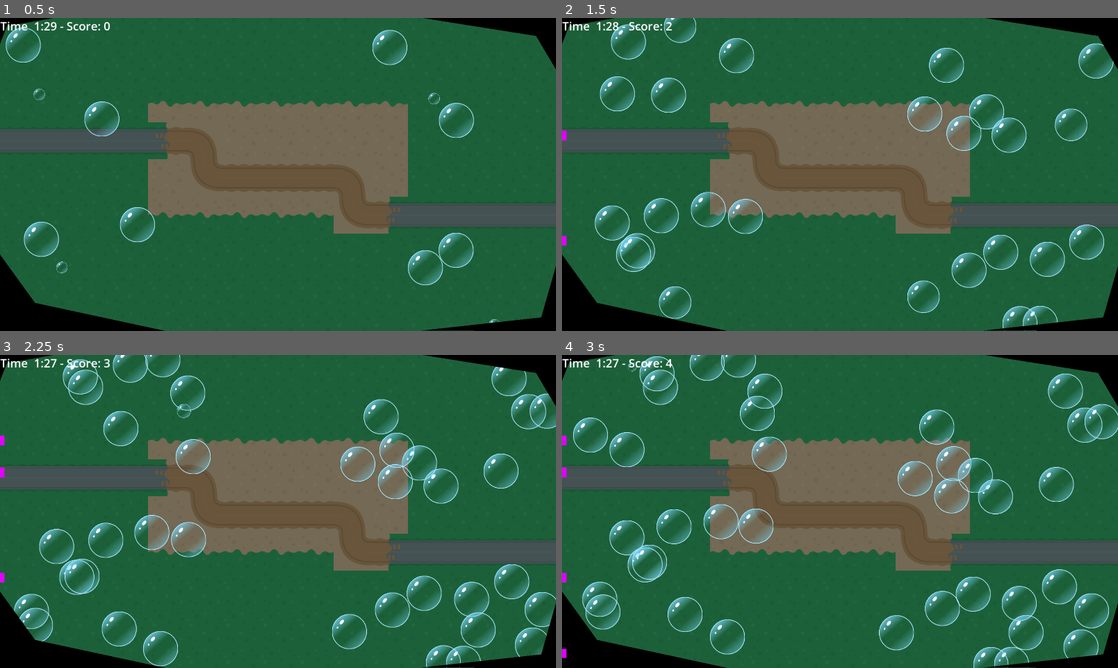
Above: before the commit, frames 1-4 (two rows, left to right).
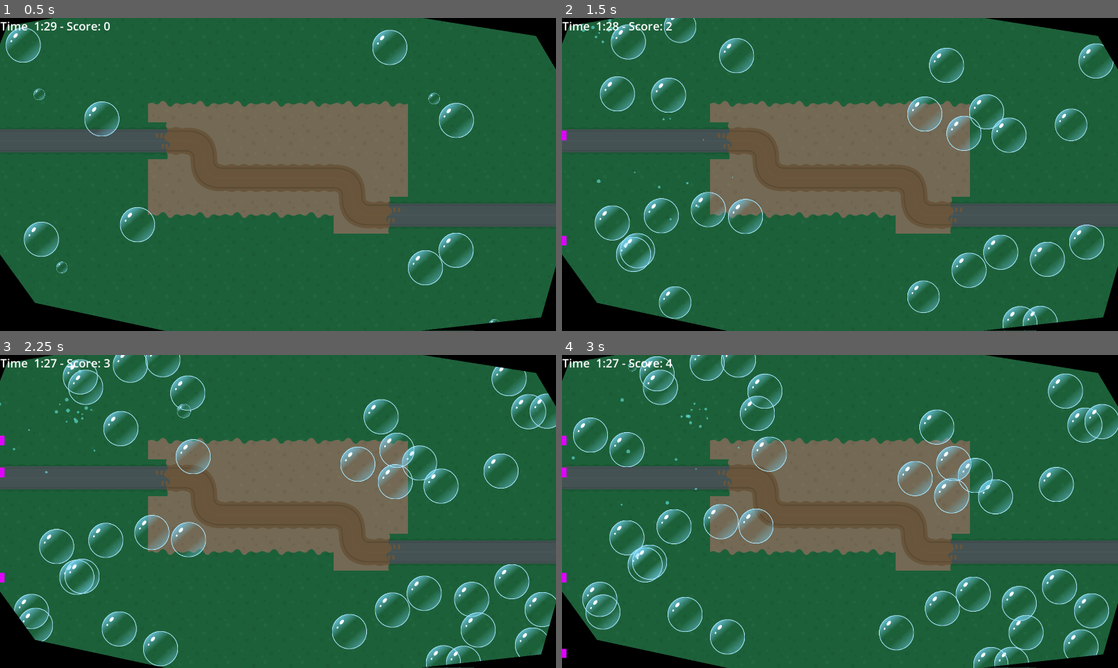
Above: after the commit, the same moments.

Repository: pkasprzyk/ggj2025
Game: Godot game, scene res://main.tscn
The game is run twice, just before and just after one commit, with the same random seed, the same clock (stepped at 60 frames per second) and the same inputs.
Inputs (mouse positions are in pixels of both pictures, inside the frame that each line leads up to):
- Up to frame 1 (0.5 s): no input
- Up to frame 2 (1.5 s): move the mouse to (662, 118) at 0.52 s; click (662, 118) at 0.67 s; move the mouse to (600, 46) at 1.27 s; click (600, 46) at 1.42 s
- Up to frame 3 (2.25 s): move the mouse to (66, 426) at 2.02 s; click (66, 426) at 2.17 s
- Up to frame 4 (3 s): move the mouse to (695, 426) at 2.77 s; click (695, 426) at 2.92 s

Frame 1 is identical in both runs. In frame 2, less than 0.1% of the frame differs, in the area x 3-31%, y 0-65%; in frame 3, less than 0.1%; in frame 4, less than 0.1%, in the area x 1-32%, y 13-49%.

Commit message:
pop bubbles

Diff:
--- a/objects/bubble/bubble.gd
+++ b/objects/bubble/bubble.gd
@@ -9,6 +9,8 @@
 
 @onready var collider: CollisionShape2D = $Collider
 @onready var animated_sprite: AnimationPlayer = $AnimationPlayer
+
+static var pop_scene = load("res://objects/bubble/bubble_pop/bubble_pop.tscn")
 
 
 func _ready() -> void:
@@ -29,4 +31,12 @@
 func _on_input_event(viewport:Node, event:InputEvent, shape_idx:int) -> void:
 	var touch = event as InputEventScreenTouch
 	if touch:
+		spawn_pop()
 		queue_free()
+
+func spawn_pop():
+	var p = pop_scene.instantiate() as GPUParticles2D
+	get_parent().add_child(p)
+	p.global_position = global_position
+	p.emitting = true
+	p.finished.connect( func(): p.queue_free())
--- /dev/null
+++ b/objects/bubble/bubble_pop/bubble_pop.tscn
@@ -0,0 +1,22 @@
+[gd_scene load_steps=3 format=3 uid="uid://dqjmfr6ccc8hv"]
+
+[ext_resource type="Texture2D" uid="uid://bofmoniawd8u0" path="res://objects/bubble/bubble_pop/pop_pfx.svg" id="1_37mvr"]
+
+[sub_resource type="ParticleProcessMaterial" id="ParticleProcessMaterial_056jm"]
+particle_flag_disable_z = true
+direction = Vector3(0, -1, 0)
+initial_velocity_min = 106.71
+initial_velocity_max = 605.85
+gravity = Vector3(0, 980, 0)
+scale_min = 0.01
+scale_max = 0.03
+color = Color(0.439216, 1, 1, 0.509804)
+
+[node name="BubblePop" type="GPUParticles2D"]
+emitting = false
+amount = 10
+process_material = SubResource("ParticleProcessMaterial_056jm")
+texture = ExtResource("1_37mvr")
+one_shot = true
+preprocess = 0.1
+explosiveness = 1.0
--- /dev/null
+++ b/objects/bubble/bubble_pop/pop_pfx.svg
@@ -0,0 +1,48 @@
+<?xml version="1.0" encoding="UTF-8" standalone="no"?>
+<!-- Created with Inkscape (http://www.inkscape.org/) -->
+
+<svg
+   width="128mm"
+   height="128mm"
+   viewBox="0 0 128 128"
+   version="1.1"
+   id="svg1"
+   inkscape:version="1.4 (86a8ad7, 2024-10-11)"
+   sodipodi:docname="pop_pfx.svg"
+   xmlns:inkscape="http://www.inkscape.org/namespaces/inkscape"
+   xmlns:sodipodi="http://sodipodi.sourceforge.net/DTD/sodipodi-0.dtd"
+   xmlns="http://www.w3.org/2000/svg"
+   xmlns:svg="http://www.w3.org/2000/svg">
+  <sodipodi:namedview
+     id="namedview1"
+     pagecolor="#ffffff"
+     bordercolor="#000000"
+     borderopacity="0.25"
+     inkscape:showpageshadow="2"
+     inkscape:pageopacity="0.0"
+     inkscape:pagecheckerboard="true"
+     inkscape:deskcolor="#d1d1d1"
+     inkscape:document-units="mm"
+     inkscape:zoom="0.71891835"
+     inkscape:cx="396.42889"
+     inkscape:cy="561.25984"
+     inkscape:window-width="1920"
+     inkscape:window-height="1009"
+     inkscape:window-x="-8"
+     inkscape:window-y="-8"
+     inkscape:window-maximized="1"
+     inkscape:current-layer="layer1" />
+  <defs
+     id="defs1" />
+  <g
+     inkscape:label="Layer 1"
+     inkscape:groupmode="layer"
+     id="layer1">
+    <circle
+       style="fill:#ffffff;stroke-width:0.264583"
+       id="path1"
+       r="56.308548"
+       cy="64"
+       cx="64" />
+  </g>
+</svg>
Not shown, added: objects/bubble/bubble_pop/pop_pfx.svg.import
